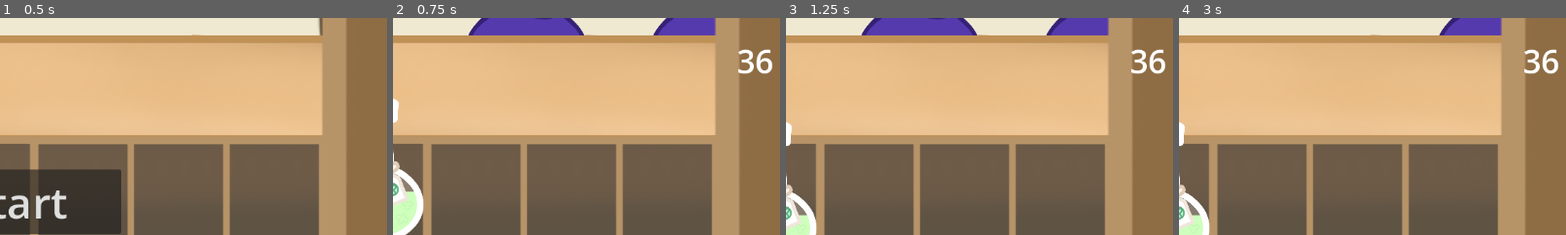
Above: before the commit, frames 1-4 (left to right).
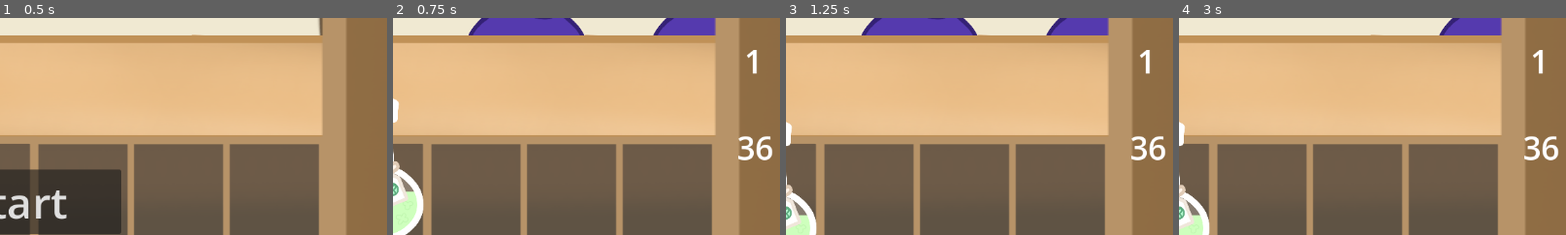
Above: after the commit, the same moments.

Repository: clairewsu/game
Game: Godot game, scene res://scenes/main.tscn
Same seed, same stepped clock (60 frames per second), same inputs: the game is played once before the commit and once after it.
Inputs (mouse positions are % of the whole screen's width and height, from its top left):
- Up to frame 1 (0.5 s): no input
- Up to frame 2 (0.75 s): click "start" at 0.5 s
- Up to frame 3 (1.25 s): no input
- Up to frame 4 (3 s): drag from (13, 19) to (63, 19) at 1.27 s; drag from (37, 19) to (63, 19) at 2.02 s; hold Right (r) from 2.78 s (still down); click (63, 19) at 2.92 s
The pictures show only the part of the screen within x 46-95%, y 42-92%; the shares and areas given below are measured in that part.

Frame 1 is identical in both runs. In frame 2, 1.1% of the frame differs, in the area x 89-98%, y 14-66%; in frame 3, 1.1%; in frame 4, 1.1%.

Commit message:
made selected a global variable finally

Diff:
--- a/project.godot
+++ b/project.godot
@@ -18,6 +18,7 @@
 [autoload]
 
 DeckManager="*uid://03sdnfsfxs3k"
+Global="*uid://b576q17mcpwbh"
 
 [input]
 
--- a/scenes/ui_or_smth.tscn
+++ b/scenes/ui_or_smth.tscn
@@ -47,11 +47,19 @@
 
 [node name="deckcounter" type="Label" parent="." unique_id=192299021]
 offset_left = 1036.0
-offset_top = 305.0
+offset_top = 434.0
 offset_right = 1091.0
-offset_bottom = 372.0
+offset_bottom = 501.0
 theme_override_font_sizes/font_size = 48
 text = "30"
 
+[node name="roundcounter" type="Label" parent="." unique_id=1741044983]
+offset_left = 1047.0
+offset_top = 305.0
+offset_right = 1087.0
+offset_bottom = 372.0
+theme_override_font_sizes/font_size = 48
+text = "3"
+
 [connection signal="timeout" from="Timer" to="." method="_on_timer_timeout"]
 [connection signal="pressed" from="startbutton" to="." method="_on_startbutton_pressed"]
--- /dev/null
+++ b/scripts/global.gd
@@ -0,0 +1,11 @@
+extends Node
+var selected=null
+
+# Called when the node enters the scene tree for the first time.
+func _ready() -> void:
+	pass # Replace with function body.
+
+
+# Called every frame. 'delta' is the elapsed time since the previous frame.
+func _process(delta: float) -> void:
+	pass
--- a/scripts/guy.gd
+++ b/scripts/guy.gd
@@ -7,7 +7,6 @@
 var this_score=0
 var guys=[]
 var idx:int
-var selected=false
 var lastselected:String
 signal penalty
 signal dismiss
@@ -47,7 +46,7 @@
 
 func _input_event(Viewport,InputEvent,int):
 	if InputEvent.is_action_pressed("move"):
-		if not selected:
+		if Global.selected==null:
 			if true not in slot_occupied:
 				penalty.emit(80,global_position)
 			else:
@@ -55,7 +54,6 @@
 			queue_free()
 		else:
 			sellto.emit(self)
-			selected=false
 
 
 func get_free_slot():
@@ -67,19 +65,10 @@
 
 func _on_score(amount:int):
 	this_score+=amount
-	selected=false
-
-func _obj_selected(obj,ignore):
-	obj=str(obj)
-	if lastselected==obj:
-		selected=false
-	else:
-		selected=true
-	lastselected=obj
 
 func _is_pressed(num):
 	if num==idx:
-		if not selected:
+		if Global.selected==null:
 			if true not in slot_occupied:
 				penalty.emit(80,global_position)
 			else:
@@ -87,7 +76,6 @@
 			queue_free()
 		else:
 			sellto.emit(self)
-			selected=false
 
 func _on_end():
 	dismiss.emit(this_score,global_position)
--- a/scripts/main.gd
+++ b/scripts/main.gd
@@ -9,7 +9,6 @@
 var round=0
 var respawning_guys=true
 var respawning_object=true
-var selected=false
 var busy=false
 var selectedslot:int
 var deck:Array[PackedScene]=[]
@@ -19,12 +18,14 @@
 signal select1(slot,scrolling:bool)
 signal sellto(guy0)
 signal guypressed(num)
+signal roundchange(round)
 
 # Called when the node enters the scene tree for the first time.
 func _ready():
 	set_process_input(true)
 	end.connect($ui._on_end)
 	$ui.start.connect(_on_start)
+	roundchange.connect($ui._round)
 
 func _on_start():
 	round=0
@@ -47,9 +48,9 @@
 func _process(delta: float) -> void:
 	if get_tree().get_nodes_in_group("guy").is_empty() and not respawning_guys:
 		respawn_guys()
-	if Input.is_action_pressed("l") and selected and not busy:
+	if Input.is_action_pressed("l") and Global.selected!=null and not busy:
 		scroll("l")
-	if Input.is_action_pressed("r") and selected and not busy:
+	if Input.is_action_pressed("r") and Global.selected!=null and not busy:
 		scroll("r")
 
 func spawn_guy():
@@ -64,7 +65,6 @@
 		guy.connect("penalty", Callable(self, "_on_loss"))
 		guy.connect("dismiss",Callable(self,"_on_dismiss"))
 		end.connect(guy._on_end)
-		select1.connect(guy._obj_selected)
 		guy.sellto.connect(_guy_clicked)
 		guypressed.connect(guy._is_pressed)
 
@@ -84,7 +84,6 @@
 		object.position=slots[slot]
 		object.defaultpos=object.position
 		add_child(object)
-		object.score.connect(_on_score)
 		end.connect(object.queue_free)
 		object.select.connect(_on_select)
 		select1.connect(object._on_select)
@@ -98,6 +97,7 @@
 	respawn_object()
 	respawning_guys=false
 	round+=1
+	roundchange.emit(round)
 
 func respawn_object():
 	respawning_object=true
@@ -131,13 +131,7 @@
 
 func _on_select(slot):
 	select1.emit(slot,false)
-	selected=!selected
-	if slot!=selectedslot:
-		selected=true
 	selectedslot=slot
-
-func _on_score(ignore):
-	selected=false
 
 func _guy_clicked(guy0):
 	sellto.emit(guy0)
--- a/scripts/object.gd
+++ b/scripts/object.gd
@@ -62,6 +62,8 @@
 	if sold:
 		drag=false
 		selected=false
+		if Global.selected==self:
+			Global.selected=null
 
 func _physics_process(delta):
 	if not drag and not sold and not selected:
@@ -108,6 +110,10 @@
 		drag = false
 		if get_global_mouse_position().distance_to(mousepos)<8 and not sold:
 			selected=!selected
+			if selected:
+				Global.selected=self
+			elif Global.selected==self:
+				Global.selected=null
 			select.emit(slot)
 		if not sold:
 			for area in $sellarea.get_overlapping_areas():
@@ -117,6 +123,8 @@
 	elif drag and event is InputEventMouseMotion:
 		speed=30
 		selected=false
+		if Global.selected==self:
+			Global.selected=null
 		position += event.relative
 		_hide_desc()
 
@@ -130,10 +138,13 @@
 
 func sell(guy):
 	selected=false
+	if Global.selected==self:
+		Global.selected=null
 	sold=true
 	var guyslot=guy.get_free_slot()
 	if guyslot == -1:
 		selected=true
+		Global.selected=self
 		sold=false
 		return
 	z_index=3
@@ -183,9 +194,12 @@
 func _on_select(slot1,scrolling):
 	if slot1!=slot:
 		selected=false
+		if Global.selected==self:
+			Global.selected=null
 		_hide_desc()
 	elif scrolling:
 		selected=true
+		Global.selected=self
 
 func _guy_clicked(guy0):
 	if selected:
--- a/scripts/ui_or_smth.gd
+++ b/scripts/ui_or_smth.gd
@@ -12,6 +12,7 @@
 	$timerlabel.hide()
 	$theend.hide()
 	$deckcounter.hide()
+	$roundcounter.hide()
 
 func show_time(text):
 	$timerlabel.text = text
@@ -33,6 +34,8 @@
 	$startbutton.hide()
 	$scorecounter.hide()
 	$deckcounter.show()
+	$roundcounter.show()
+	$roundcounter.text="1"
 	countdown=30
 	start.emit()
 	show_time(str(countdown))
@@ -81,3 +84,6 @@
 
 func updatemult(multvalue):
 	$scorecounter.text="base score: %d\npenalty: %d\nround bonus: x%.2f"% [base,penalty,multvalue]
+
+func _round(round):
+	$roundcounter.text=str(round+1)
Not shown, added: scripts/global.gd.uid
